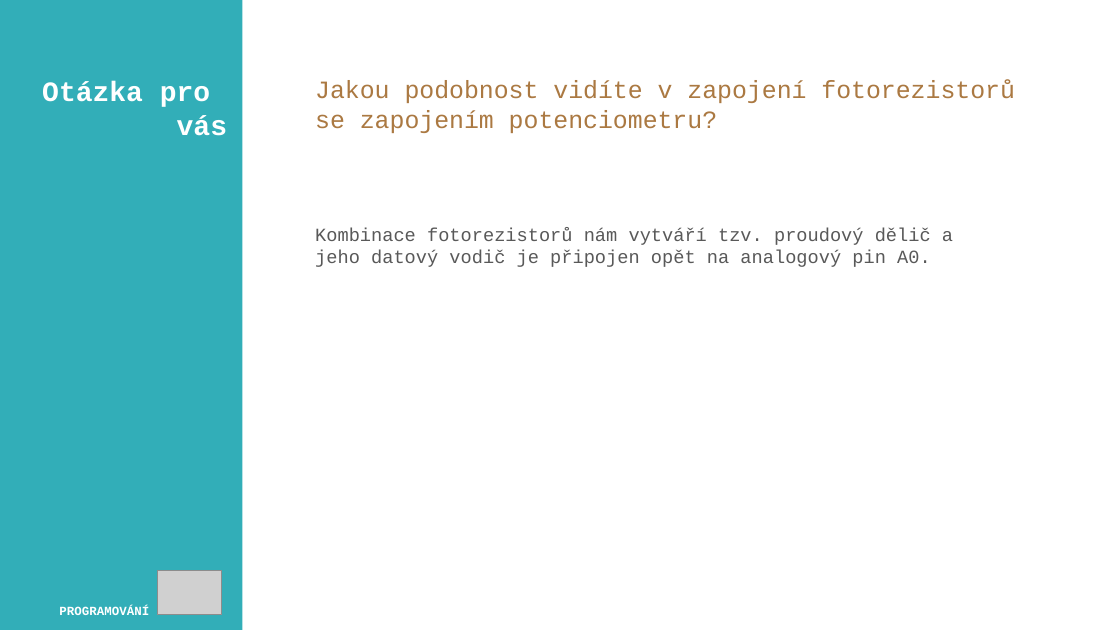
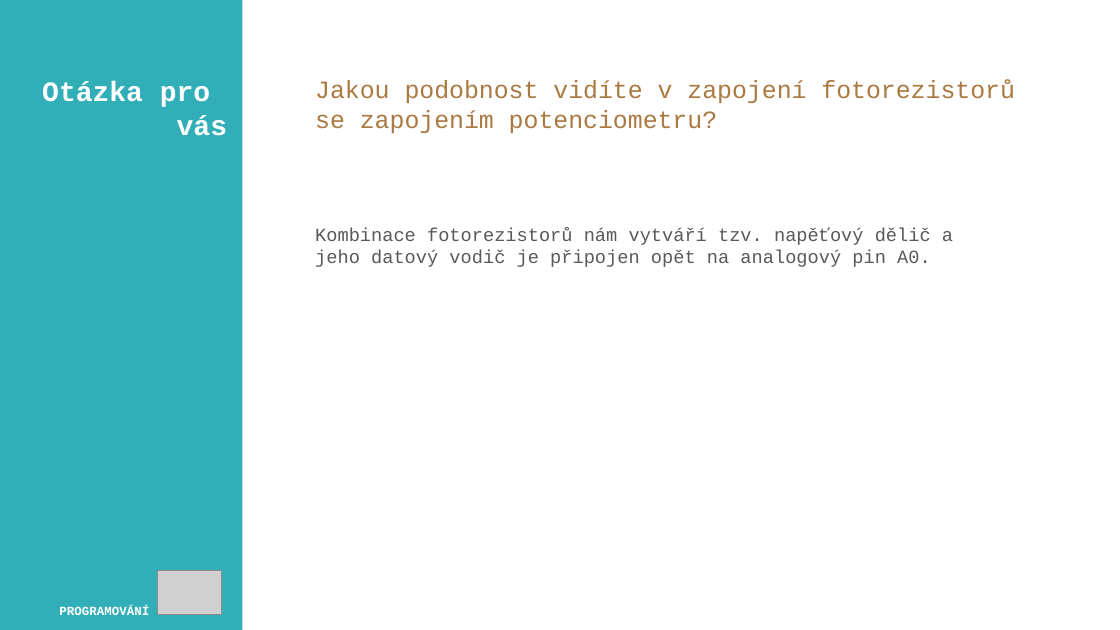
Before and after one commit to JanPrsala/PRIM, a slide deck: slide 10 of Experiments/03_SERVO/ppt/02_servo_if.pptx. Drawn at 1120x630 pixels with LibreOffice and Linux fonts; fonts in the diff are those of the drawing; grey boxes stand for pictures. Boxes give left, top, right and bottom in pixels: in the first picture for what was removed or moved away, otherwise in the second. Text is boxed around its words. In the diff, an @@ line names an element or a change of style, - is before the commit and + after.

```diff
--- a/Experiments/03_SERVO/ppt/02_servo_if.pptx
+++ b/Experiments/03_SERVO/ppt/02_servo_if.pptx
@@ text at (x1=315, y1=228, x2=953, y2=267): text changed @@
-Kombinace fotorezistorů nám vytváří tzv. proudový dělič a jeho datový vodič je připojen opět na analogový pin A0.
+Kombinace fotorezistorů nám vytváří tzv. napěťový dělič a jeho datový vodič je připojen opět na analogový pin A0.
```
Also in this commit, not shown: 27 other files.
